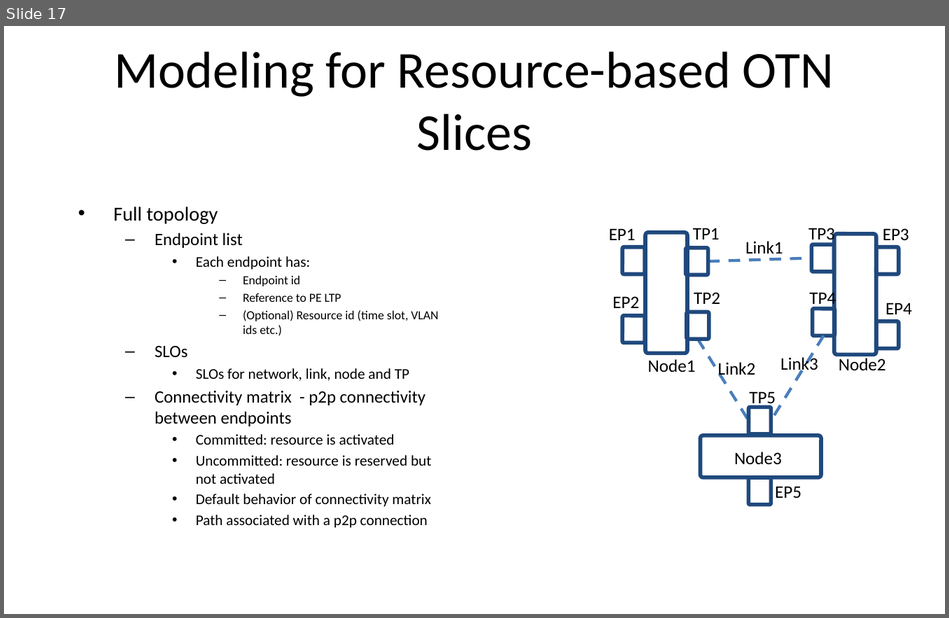
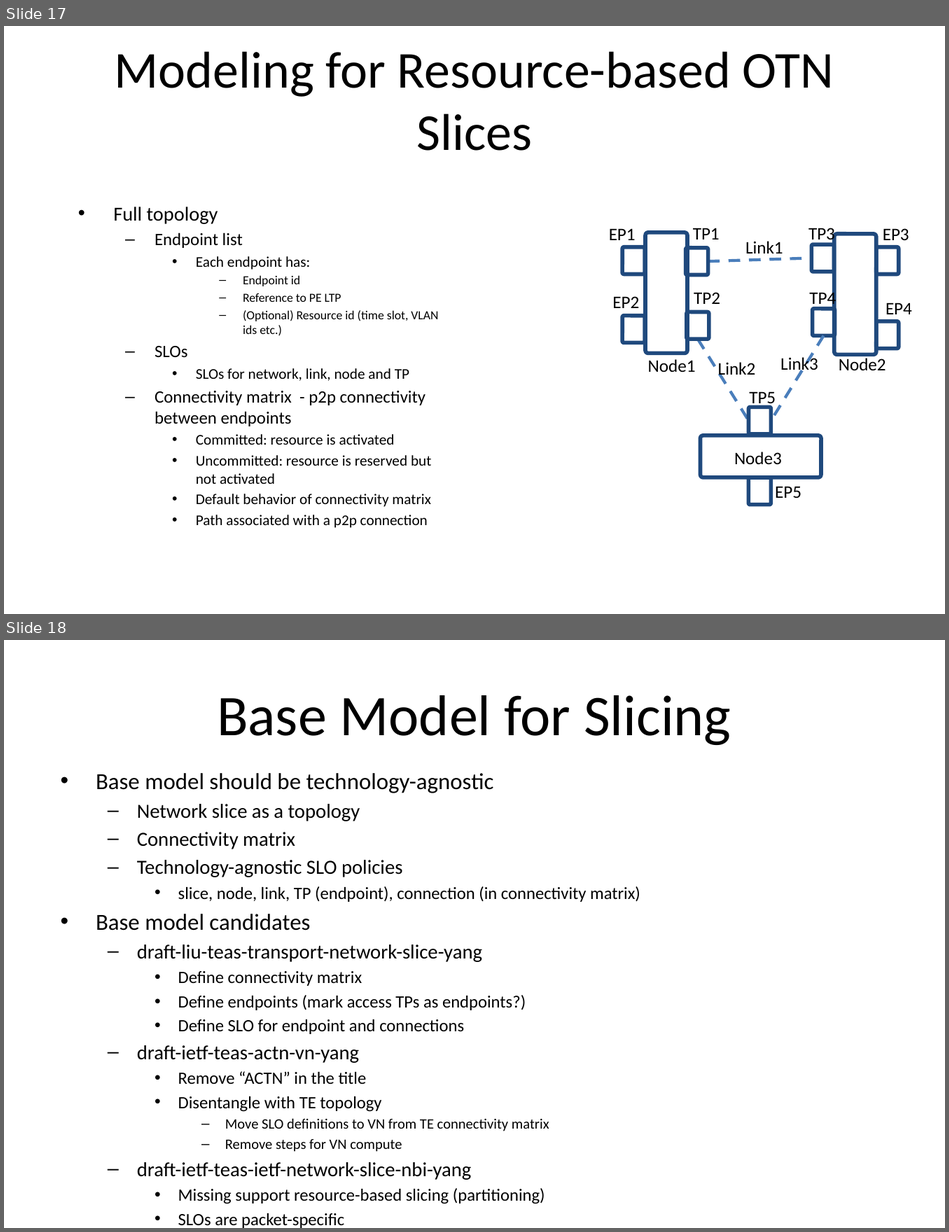
Before and after one commit to aguoietf/ietf-ccamp-yang-otn-slicing, a slide deck: Meeting Materials/otn slicing discussion slides.pptx. Shown one above the other, each under a label of ours: slide 17 before the commit, slides 17 and 18 after it. The pictures are 949x618 and 949x1232 pixels, drawn with LibreOffice and Linux fonts; fonts in the diff are those of the drawing. Boxes give left, top, right and bottom in pixels: in the first picture for what was removed or moved away, otherwise in the second. Text is boxed around its words. In the diff, an @@ line names an element or a change of style, - is before the commit and + after.

```diff
--- a/Meeting Materials/otn slicing discussion slides.pptx
+++ b/Meeting Materials/otn slicing discussion slides.pptx
@@ slide 18 added at box(4, 640, 945, 1228), background #FFFFFF @@
@@ title added at box(217, 695, 731, 745), 44 pt, text #000000 @@
+Base Model for Slicing
@@ text added at box(96, 773, 640, 1204), 13.2 pt, text #000000 @@
+• Base model should be technology-agnostic
+  – Network slice as a topology
+  – Connectivity matrix
+  – Technology-agnostic SLO policies
+    • slice, node, link, TP (endpoint), connection (in connectivity matrix)
+• Base model candidates
+  – draft-liu-teas-transport-network-slice-yang
+    • Define connectivity matrix
+    • Define endpoints (mark access TPs as endpoints?)
+    • Define SLO for endpoint and connections
+  – draft-ietf-teas-actn-vn-yang
+    • Remove “ACTN” in the title
+    • Disentangle with TE topology
+      – Move SLO definitions to VN from TE connectivity matrix
+      – Remove steps for VN compute
+  – draft-ietf-teas-ietf-network-slice-nbi-yang
+    • Missing support resource-based slicing (partitioning)
+    • SLOs are packet-specific
```
Also in this commit, not shown: 5 other slides added.
